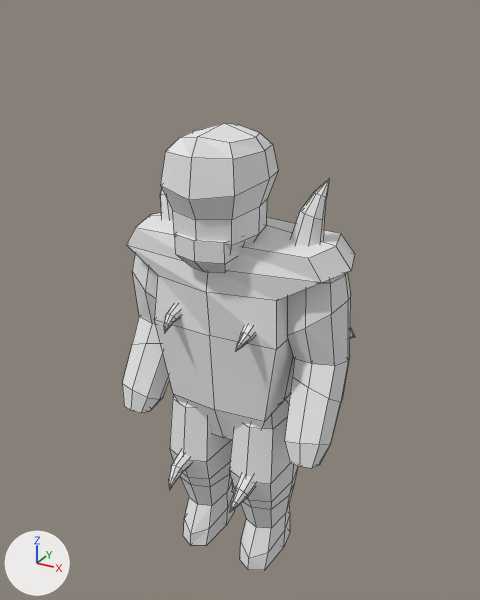
What one commit did to the Blender file dev/Creatures/Demon Mobs/Belph/belph.blend.
Camera for both pictures: a 50 mm camera at (1.27, -2.3, 2.44) aimed at (0.0, 0.01, 1.28). Lighting does not change. The marker at lower left points along +X, +Y and +Z. Mesh edges are drawn as thin lines.

The older version as bpy lines, for what is in view:
```python
ob_armleftlower = bpy.data.objects.new('ArmLeftLower', me_armleftlower)
ob_armleftlower.parent = ob_armleftupper
ob_armleftlower.location = (0.392, 0.0, 1.104)
ob_armleftupper = bpy.data.objects.new('ArmLeftUpper', me_armleftupper)
ob_armleftupper.parent = ob_body
ob_armleftupper.location = (0.36, 0.0, 1.512)
ob_armrightlower = bpy.data.objects.new('ArmRightLower', me_armrightlower)
ob_armrightlower.parent = ob_armrightupper
ob_armrightlower.location = (-0.392, 0.0, 1.104)
ob_armrightupper = bpy.data.objects.new('ArmRightUpper', me_armrightupper)
ob_armrightupper.parent = ob_body
ob_armrightupper.location = (-0.36, 0.0, 1.512)
ob_body = bpy.data.objects.new('Body', me_body)
ob_body.location = (0.0, 0.0, 0.945)
ob_legleft = bpy.data.objects.new('LegLeft', me_legleft)
ob_legleft.parent = ob_body
ob_legleft.location = (0.162, 0.0, 0.803)
ob_legright = bpy.data.objects.new('LegRight', me_legright)
ob_legright.parent = ob_body
ob_legright.location = (-0.162, 0.0, 0.803)
ob_mouth = bpy.data.objects.new('Mouth', me_mouth)
ob_mouth.parent = ob_head
ob_mouth.location = (0.0, -0.1, 1.635)
# also in view: 'Head' at (0.0, -0.16, 1.8)
```
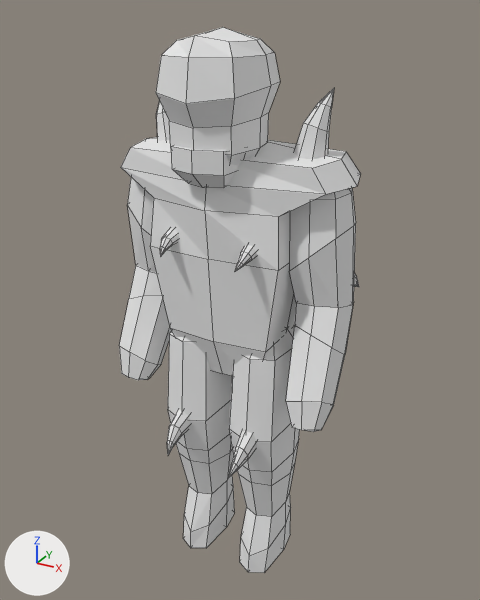
Boxes (x1, y1, x2, y2) around the edits, measured in the pictures (480 x 600 px):
'Body', moved: before (126, 179, 355, 440); after (121, 88, 361, 376)
'Head', moved: before (160, 123, 278, 252); after (156, 27, 280, 165)
'LegLeft', mesh rescaled, moved (40% taller): before (229, 394, 298, 570); after (229, 326, 300, 573)
'LegRight', mesh rescaled, moved (44% taller): before (169, 396, 235, 546); after (167, 331, 235, 548)
'ArmLeftUpper', moved: before (287, 273, 355, 366); after (289, 188, 359, 308)
'ArmLeftLower', mesh rescaled, moved (18% taller): before (285, 359, 349, 468); after (286, 303, 353, 432)
'ArmRightLower', mesh rescaled, moved (10% wider, 20% taller): before (122, 317, 170, 413); after (119, 265, 172, 380)
'Mouth', moved: before (175, 232, 239, 273); after (171, 145, 239, 188)
'ArmRightUpper', moved: before (132, 254, 158, 324); after (127, 177, 157, 273)

The change, as a diff of the scene's bpy script:
```diff
--- a/dev/Creatures/Demon Mobs/Belph/belph.blend.py
+++ b/dev/Creatures/Demon Mobs/Belph/belph.blend.py
@@ me_armrightlower @@
 me_armrightlower.from_pydata(...)  # 42 vertices, 40 faces; spans x -0.119..0.109, y -0.259..0.14, z -0.403..0.082
 # used by ob_armrightlower; parent = ob_armrightupper; location = (-0.392, 0.0, 1.104)
+# me_armrightlower part 1: the whole mesh is scaled about the mesh origin by (1, 1, 1.2)
 me_armrightlower.materials.append(mat_belph)
@@ me_legright @@
 me_legright.from_pydata(...)  # 91 vertices, 88 faces; spans x -0.128..0.128, y -0.36..0.163, z -0.803..0.069
 # used by ob_legright; parent = ob_body; location = (-0.162, 0.0, 0.803)
+# me_legright part 2: the whole mesh is scaled about the mesh origin by (1, 1, 1.43)
 me_legright.materials.append(mat_belph)
@@ me_legleft @@
 me_legleft.from_pydata(...)  # 91 vertices, 88 faces; spans x -0.128..0.128, y -0.36..0.163, z -0.803..0.069
 # used by ob_legleft; parent = ob_body; location = (0.162, 0.0, 0.803)
+# me_legleft part 3: the whole mesh is scaled about the mesh origin by (1, 1, 1.43)
 me_legleft.materials.append(mat_belph)
@@ me_armleftlower @@
 me_armleftlower.from_pydata(...)  # 42 vertices, 40 faces; spans x -0.109..0.119, y -0.259..0.14, z -0.403..0.082
 # used by ob_armleftlower; parent = ob_armleftupper; location = (0.392, 0.0, 1.104)
+# me_armleftlower part 4: the whole mesh is scaled about the mesh origin by (1, 1, 1.2)
 me_armleftlower.materials.append(mat_belph)
@@ ob_body @@
 ob_body = bpy.data.objects.new('Body', me_body)
-ob_body.location = (0.0, 0.0, 0.945)
+ob_body.location = (0.0, 0.0, 1.275)
@@ ob_armrightlower @@
 ob_armrightlower.parent = ob_armrightupper
-ob_armrightlower.matrix_parent_inverse = Matrix(((1.0, 0.0, 0.0, 0.36), (0.0, 1.0, 0.0, 0.0), (0.0, 0.0, 1.0, -1.512), (0.0, 0.0, 0.0, 1.0)))
-ob_armrightlower.location = (-0.392, 0.0, 1.104)
+ob_armrightlower.matrix_parent_inverse = Matrix(((1.0, 0.0, 0.0, 0.36), (0.0, 1.0, 0.0, 0.0), (0.0, 0.0, 1.0, -1.842), (0.0, 0.0, 0.0, 1.0)))
+ob_armrightlower.location = (-0.392, 0.0, 1.352)
@@ ob_legright @@
 ob_legright.parent = ob_body
-ob_legright.matrix_parent_inverse = Matrix(((1.0, 0.0, 0.0, 0.0), (0.0, 1.0, 0.0, 0.0), (0.0, 0.0, 1.0, -0.945), (0.0, 0.0, 0.0, 1.0)))
-ob_legright.location = (-0.162, 0.0, 0.803)
+ob_legright.matrix_parent_inverse = Matrix(((1.0, 0.0, 0.0, 0.0), (0.0, 1.0, 0.0, 0.0), (0.0, 0.0, 1.0, -1.275), (0.0, 0.0, 0.0, 1.0)))
+ob_legright.location = (-0.162, 0.0, 1.133)
@@ ob_mouth @@
 ob_mouth.parent = ob_head
-ob_mouth.matrix_parent_inverse = Matrix(((1.0, 0.0, 0.0, 0.0), (0.0, 1.0, 0.0, 0.06), (0.0, 0.0, 1.0, -1.635), (0.0, 0.0, 0.0, 1.0)))
+ob_mouth.matrix_parent_inverse = Matrix(((1.0, 0.0, 0.0, 0.0), (0.0, 1.0, 0.0, 0.06), (0.0, 0.0, 1.0, -1.965), (0.0, 0.0, 0.0, 1.0)))
 ob_mouth.location = (0.0, -0.1, 1.635)
@@ ob_legleft @@
 ob_legleft.parent = ob_body
-ob_legleft.matrix_parent_inverse = Matrix(((1.0, 0.0, 0.0, 0.0), (0.0, 1.0, 0.0, 0.0), (0.0, 0.0, 1.0, -0.945), (0.0, 0.0, 0.0, 1.0)))
-ob_legleft.location = (0.162, 0.0, 0.803)
+ob_legleft.matrix_parent_inverse = Matrix(((1.0, 0.0, 0.0, 0.0), (0.0, 1.0, 0.0, 0.0), (0.0, 0.0, 1.0, -1.275), (0.0, 0.0, 0.0, 1.0)))
+ob_legleft.location = (0.162, 0.0, 1.133)
@@ ob_armleftupper @@
 ob_armleftupper.parent = ob_body
-ob_armleftupper.matrix_parent_inverse = Matrix(((1.0, 0.0, 0.0, 0.0), (0.0, 1.0, 0.0, 0.0), (0.0, 0.0, 1.0, -0.945), (0.0, 0.0, 0.0, 1.0)))
-ob_armleftupper.location = (0.36, 0.0, 1.512)
+ob_armleftupper.matrix_parent_inverse = Matrix(((1.0, 0.0, 0.0, 0.0), (0.0, 1.0, 0.0, 0.0), (0.0, 0.0, 1.0, -1.275), (0.0, 0.0, 0.0, 1.0)))
+ob_armleftupper.location = (0.36, 0.0, 1.842)
@@ ob_armleftlower @@
 ob_armleftlower.parent = ob_armleftupper
-ob_armleftlower.matrix_parent_inverse = Matrix(((1.0, 0.0, 0.0, -0.36), (0.0, 1.0, 0.0, 0.0), (0.0, 0.0, 1.0, -1.512), (0.0, 0.0, 0.0, 1.0)))
-ob_armleftlower.location = (0.392, 0.0, 1.104)
+ob_armleftlower.matrix_parent_inverse = Matrix(((1.0, 0.0, 0.0, -0.36), (0.0, 1.0, 0.0, 0.0), (0.0, 0.0, 1.0, -1.842), (0.0, 0.0, 0.0, 1.0)))
+ob_armleftlower.location = (0.392, 0.0, 1.352)
```
